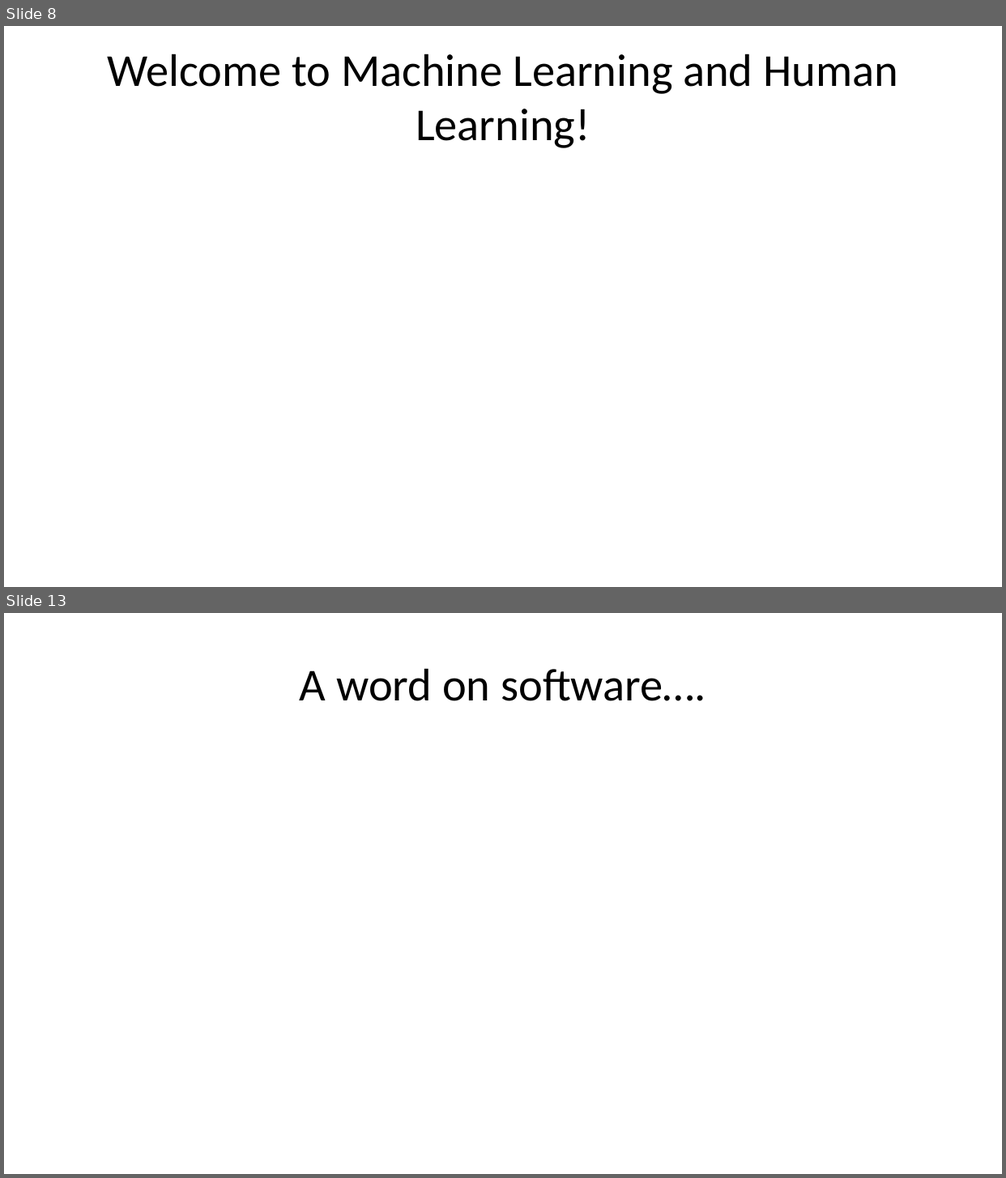
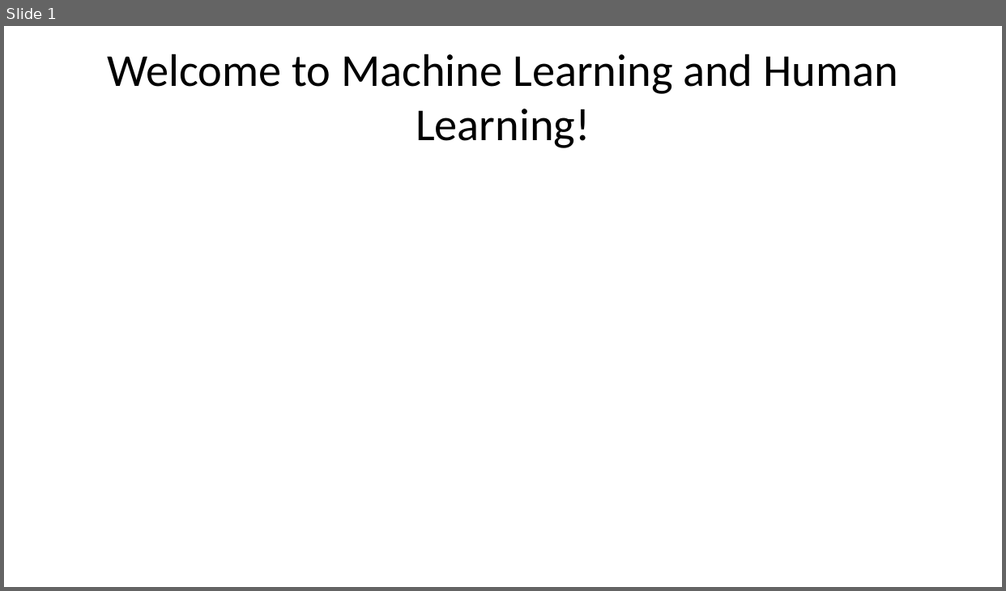
Before and after one commit to liammagee/machinespirits-content-philosophy, a slide deck: courses/479-fall-2026/479-lecture-1.pptx. Shown one above the other, each under a label of ours: slides 8 and 13 before the commit, slide 1 after it; the slides between them are not shown. The pictures are 1006x1178 and 1006x591 pixels, drawn with LibreOffice and Linux fonts; fonts in the diff are those of the drawing. Boxes give left, top, right and bottom in pixels: in the first picture for what was removed or moved away, otherwise in the second. Text is boxed around its words. In the diff, an @@ line names an element or a change of style, - is before the commit and + after.

```diff
--- a/courses/479-fall-2026/479-lecture-1.pptx
+++ b/courses/479-fall-2026/479-lecture-1.pptx
@@ slide 13 removed at <box>4,613,1002,1174</box>, background #FFFFFF @@
@@ title removed at <box>300,668,705,701</box> @@
-A word on software….
@@ what was slide 8 is now slide 1 @@
```
Also in this commit, not shown: 8 slides changed, 13 slides added, 5 other slides removed, 1 other file.
